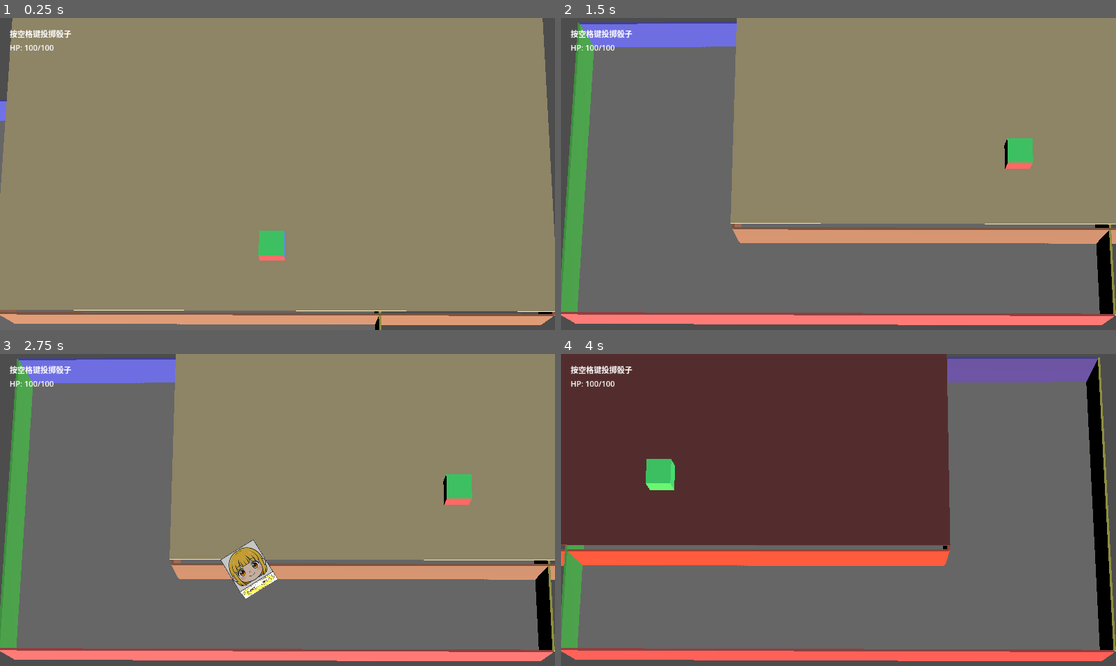
Above: before the commit, frames 1-4 (two rows, left to right).
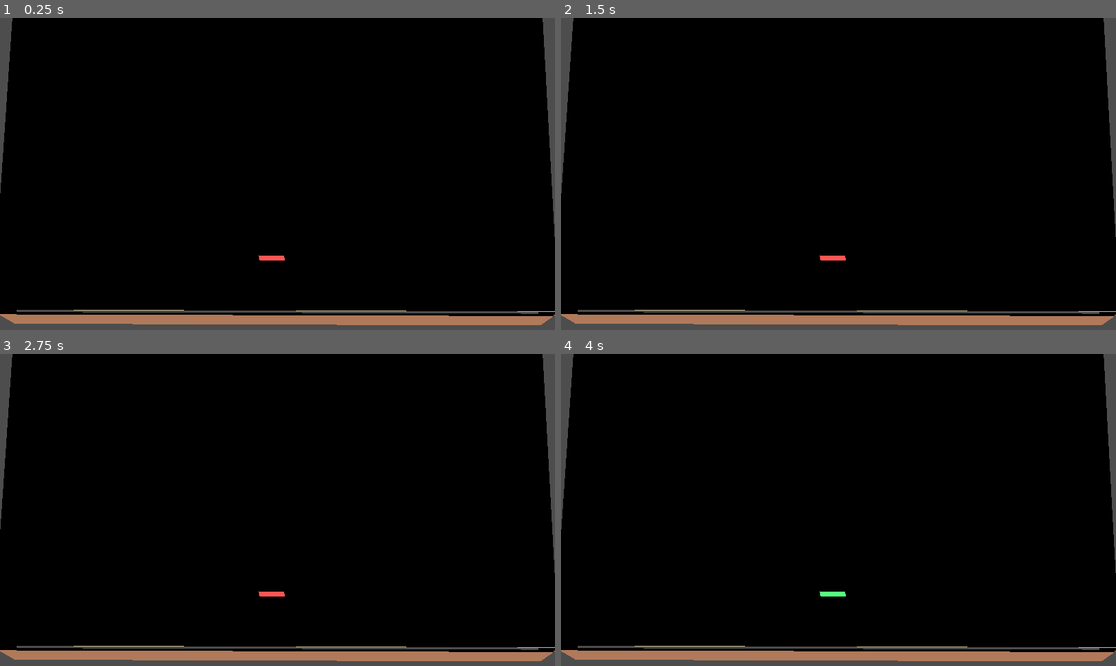
Above: after the commit, the same moments.

Repository: Beezui/trae_godot_dice
Game: Godot game, scene res://scenes/test/level_stage_test.tscn
Same seed, same stepped clock (60 frames per second), same inputs: the game is played once before the commit and once after it.
Inputs (mouse positions are in pixels of both pictures, inside the frame that each line leads up to):
- Up to frame 1 (0.25 s): no input
- Up to frame 2 (1.5 s): tap Enter (ui_accept) at 0.5, 0.77, 1.25 s; move the mouse to (960, 158) at 0.52 s; hold Up (ui_up) 0.53-1.25 s; tap R at 0.6 s; click (960, 158) at 0.67 s; drag from (727, 189) to (810, 236) at 1.27 s
- Up to frame 3 (2.75 s): move the mouse to (333, 441) at 2.02 s; hold Up (ui_up) from 2.03 s (still down); tap Space at 2.1 s
- Up to frame 4 (4 s): release Up (ui_up) at 2.75 s; drag from (810, 572) to (672, 463) at 2.77 s; move the mouse to (1005, 556) at 3.52 s; hold A from 3.53 s (still down); tap N at 3.6 s; tap Enter (ui_accept) at 3.77 s

The runs differ from the first frame. In frame 1, 98% of the frame differs, in the area x 0-100%, y 0-100%; in frame 2, 97%; in frame 3, 97%; in frame 4, 95%.

Commit message:
fix: 创建简易 NPC 场景解决重复场景问题
问题根源：
- npc_spawner.gd 使用 character_test_arena.tscn 作为 NPC 场景
- character_test_arena 是完整测试场景，包含地面、围墙、骰子
- 导致每个 NPC 都实例化一个完整场景，出现两组地面/围墙

解决方案：
- 创建 npc_scene.tscn 简易场景（仅包含角色节点）
- 移除地面、围墙、摄像机、光照、骰子等冗余元素
- npc_spawner.gd 改用新的简易 NPC 场景

影响：
- 关卡场景中只有一组地面和围墙（来自关卡场景本身）
- NPC 不再携带多余的场景元素
- 不再有重复的角色骰子、技能骰子、属性骰子

Diff:
--- /dev/null
+++ b/scenes/npc_scene.gd
@@ -0,0 +1,49 @@
+extends Node3D
+## 简易 NPC 场景
+## 仅包含角色模型，没有地面、围墙、骰子等测试场景元素
+## 用于在关卡场景中被实例化为 NPC
+
+## 角色数据
+var hero_data: Dictionary = {}
+
+## 角色模型节点
+var character_model: Node3D = null
+
+
+func _ready():
+	# NPC 场景不需要特殊初始化
+	# 所有配置通过 set_hero_data() 进行
+	pass
+
+
+## 设置角色数据
+## @param data 英雄数据字典（从 hero.json 读取）
+func set_hero_data(data: Dictionary) -> void:
+	hero_data = data
+
+	# 设置节点名称
+	if data.has("name"):
+		name = data["name"]
+
+	# 这里可以扩展：
+	# - 加载 3D 角色模型
+	# - 设置角色属性
+	# - 添加对话功能
+	# - 添加交互功能
+
+	print("【NPC】已设置数据：%s" % data.get("name", "Unknown"))
+
+
+## 获取角色数据
+func get_hero_data() -> Dictionary:
+	return hero_data
+
+
+## 获取 NPC 位置
+func get_position() -> Vector3:
+	return position
+
+
+## 设置 NPC 位置
+func set_position(pos: Vector3) -> void:
+	position = pos
--- /dev/null
+++ b/scenes/npc_scene.tscn
@@ -0,0 +1,10 @@
+[gd_scene format=3 uid="uid://npc_scene_unique_id"]
+
+[ext_resource type="Script" path="res://scenes/npc_scene.gd" id="1_npc"]
+
+[node name="NPCScene" type="Node3D"]
+script = ExtResource("1_npc")
+
+[node name="CharacterModel" type="Node3D" parent="."]
+# 角色模型节点（Placeholder）
+# 后续可替换为实际的 3D 角色模型
--- a/scripts/levels/npc_spawner.gd
+++ b/scripts/levels/npc_spawner.gd
@@ -9,8 +9,8 @@
 ## 路径
 const CONFIG_PATH_HERO = "res://table/hero.json"
 
-## NPC 场景路径
-const NPC_SCENE_PATH = "res://scenes/character_test_arena.tscn"
+## NPC 场景路径（使用简易 NPC 场景，避免重复加载地面和围墙）
+const NPC_SCENE_PATH = "res://scenes/npc_scene.tscn"
 
 ## 生成范围配置
 var spawn_min_x = -10.0
Not shown, changed: .claude/settings.local.json
